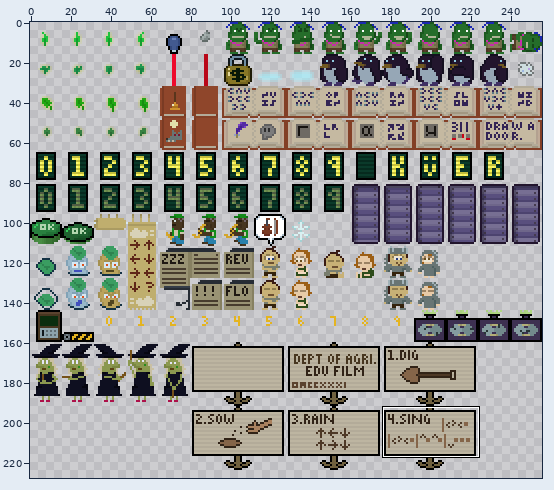
Two versions of one sprite sheet, src/data/image/24-moresprites.png. The picture above shows the old version from afar; the outline marks the close-up.
Close-up. The starting point:
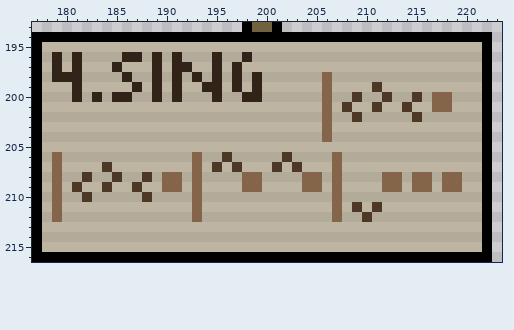
The file is 256x256 pixels. Pixels under 10% opacity are left out. Colours within 5 levels of each other are drawn and written as one. Shown: x 177..223, y 193..216. The wide view leaves out empty margins.
The same view after the edit:
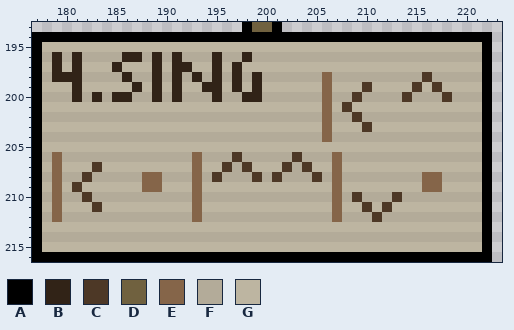
Palette (. is transparent): A #000000  B #312317  C #4d3826  D #70613f  E #856549  F #b3ab99  G #bdb5a1
Change:
@@ x 177..223 @@
 197 AGBGBGGGBGGGBGBBGGBGBGGGGGGGGGGGGGGGGGGGGGGGGA.
-198 AFBBBFFFFBFFBFBFBFBFBFBFFFFFFEFFFFFFFFFFFFFFFA.
-199 AGGGBGGGGGBGBGBGGBBGBGBGGGGGGEGGGGCGGGGGGGGGGA.
-200 AFFFBFBFBBFFBFBFFFBFFBBFFFFFFEFFCFFCFFCFEEFFFA.
-201 AGGGGGGGGGGGGGGGGGGGGGGGGGGGGEGCGGCGGCGGEEGGGA.
-202 AFFFFFFFFFFFFFFFFFFFFFFFFFFFFEFFCFFFFFCFFFFFFA.
-203 AGGGGGGGGGGGGGGGGGGGGGGGGGGGGEGGGGGGGGGGGGGGGA.
+198 AFBBBFFFFBFFBFBFBFBFBFBFFFFFFEFFFFFFFFFCFFFFFA.
+199 AGGGBGGGGGBGBGBGGBBGBGBGGGGGGEGGGCGGGGCGCGGGGA.
+200 AFFFBFBFBBFFBFBFFFBFFBBFFFFFFEFFCFFFFCFFFCFFFA.
+201 AGGGGGGGGGGGGGGGGGGGGGGGGGGGGEGCGGGGGGGGGGGGGA.
+202 AFFFFFFFFFFFFFFFFFFFFFFFFFFFFEFFCFFFFFFFFFFFFA.
+203 AGGGGGGGGGGGGGGGGGGGGGGGGGGGGEGGGCGGGGGGGGGGGA.
 204 AFFFFFFFFFFFFFFFFFFFFFFFFFFFFEFFFFFFFFFFFFFFFA.
 205 AGGGGGGGGGGGGGGGGGGGGGGGGGGGGGGGGGGGGGGGGGGGGA.
-206 AFEFFFFFFFFFFFFFEFFCFFFFFCFFFFEFFFFFFFFFFFFFFA.
-207 AGEGGGGCGGGGGGGGEGCGCGGGCGCGGGEGGGGGGGGGGGGGGA.
-208 AFEFFCFFCFFCFEEFEFFFFEEFFFFEEFEFFFFEEFEEFEEFFA.
-209 AGEGCGGCGGCGGEEGEGGGGEEGGGGEEGEGGGGEEGEEGEEGGA.
-210 AFEFFCFFFFFCFFFFEFFFFFFFFFFFFFEFFFFFFFFFFFFFFA.
-211 AGEGGGGGGGGGGGGGEGGGGGGGGGGGGGEGCGCGGGGGGGGGGA.
-212 AFEFFFFFFFFFFFFFEFFFFFFFFFFFFFEFFCFFFFFFFFFFFA.
+206 AFEFFFFFFFFFFFFFEFFFCFFFFFCFFFEFFFFFFFFFFFFFFA.
+207 AGEGGGCGGGGGGGGGEGGCFCGGGCFCGGEGGGGGGGGGGGGGGA.
+208 AFEFFCFFFFFEEFFFEFCFFFCFCFFFCFEFFFFFFFFEEFFFFA.
+209 AGEGCGGGGGGEEGGGEGGGGGGGGGGGGGEGGGGGGGGEEGGGGA.
+210 AFEFFCFFFFFFFFFFEFFFFFFFFFFFFFEFCFFFCFFFFFFFFA.
+211 AGEGGGCGGGGGGGGGEGGGGGGGGGGGGGEGGCGCGGGGGGGGGA.
+212 AFEFFFFFFFFFFFFFEFFFFFFFFFFFFFEFFFCFFFFFFFFFFA.
 213 AGGGGGGGGGGGGGGGGGGGGGGGGGGGGGGGGGGGGGGGGGGGGA.
Boxes around the changes in both close-ups, in picture pixels (x1, y1, x2, y2):
changed: (362, 72, 452, 132)
changed: (212, 152, 462, 222)
changed: (92, 162, 182, 212)
